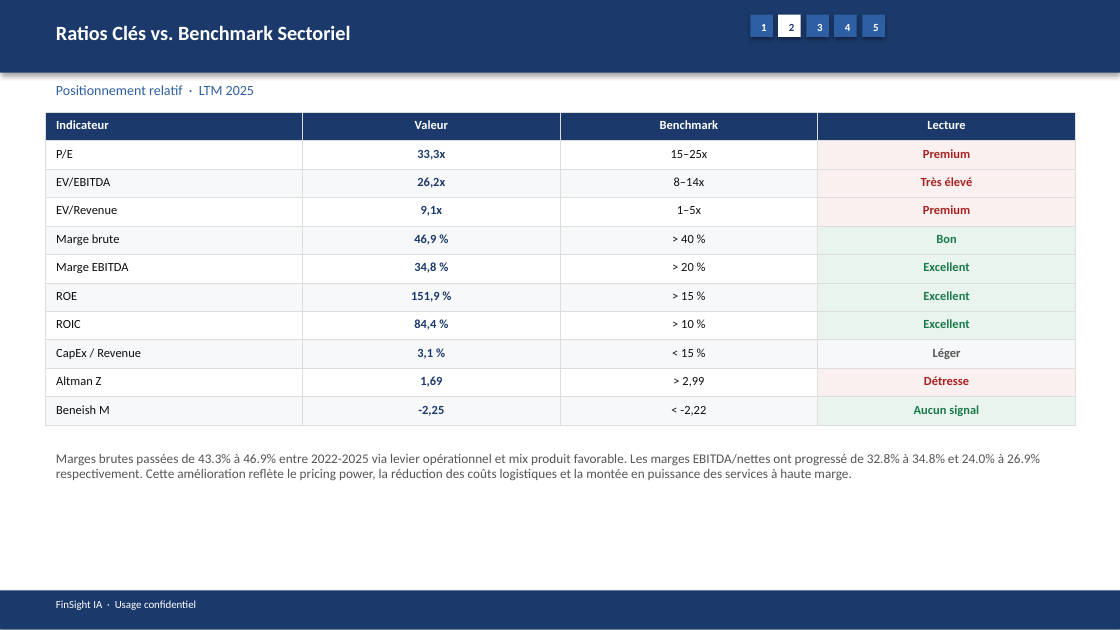
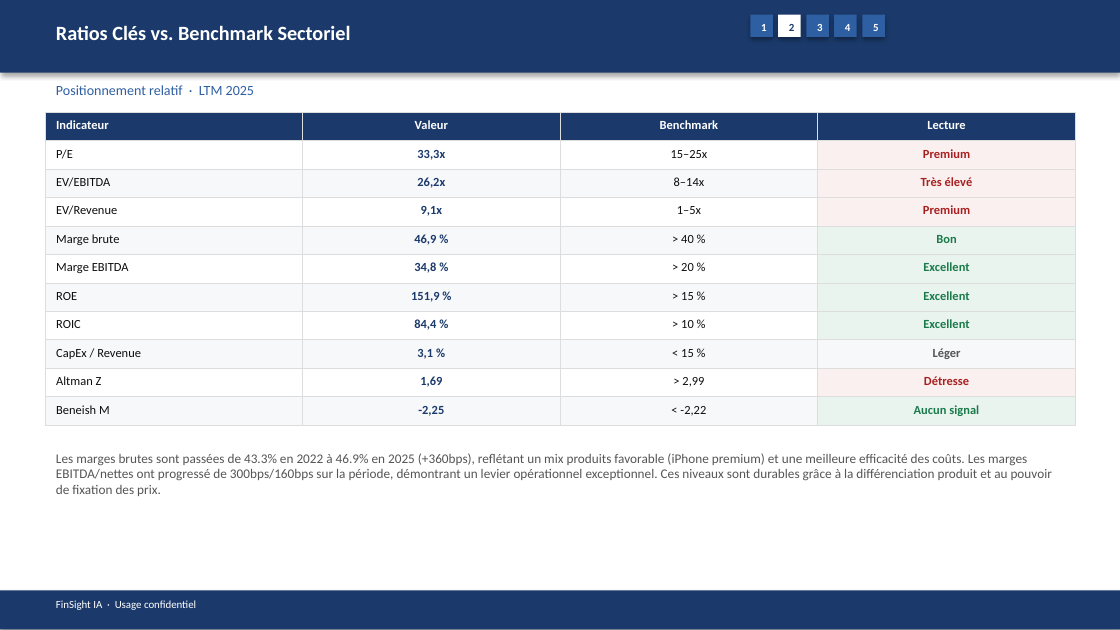
Before and after one commit to baptistejeh07-art/finsight-ia, a slide deck: slide 10 of preview/AAPL/AAPL_pitchbook.pptx. Drawn at 1120x630 pixels with LibreOffice and Linux fonts; fonts in the diff are those of the drawing. Boxes give left, top, right and bottom in pixels: in the first picture for what was removed or moved away, otherwise in the second. Text is boxed around its words. In the diff, an @@ line names an element or a change of style, - is before the commit and + after.

```diff
--- a/preview/AAPL/AAPL_pitchbook.pptx
+++ b/preview/AAPL/AAPL_pitchbook.pptx
@@ text at box(56, 453, 1052, 496): text changed @@
-Marges brutes passées de 43.3% à 46.9% entre 2022-2025 via levier opérationnel et mix produit favorable. Les marges EBITDA/nettes ont progressé de 32.8% à 34.8% et 24.0% à 26.9% respectivement. Cette amélioration reflète le pricing power, la réduction des coûts logistiques et la montée en puissance des services à haute marge.
+Les marges brutes sont passées de 43.3% en 2022 à 46.9% en 2025 (+360bps), reflétant un mix produits favorable (iPhone premium) et une meilleure efficacité des coûts. Les marges EBITDA/nettes ont progressé de 300bps/160bps sur la période, démontrant un levier opérationnel exceptionnel. Ces niveaux sont durables grâce à la différenciation produit et au pouvoir de fixation des prix.
```
Also in this commit, not shown: 13 other slides changed, 4 other files.
